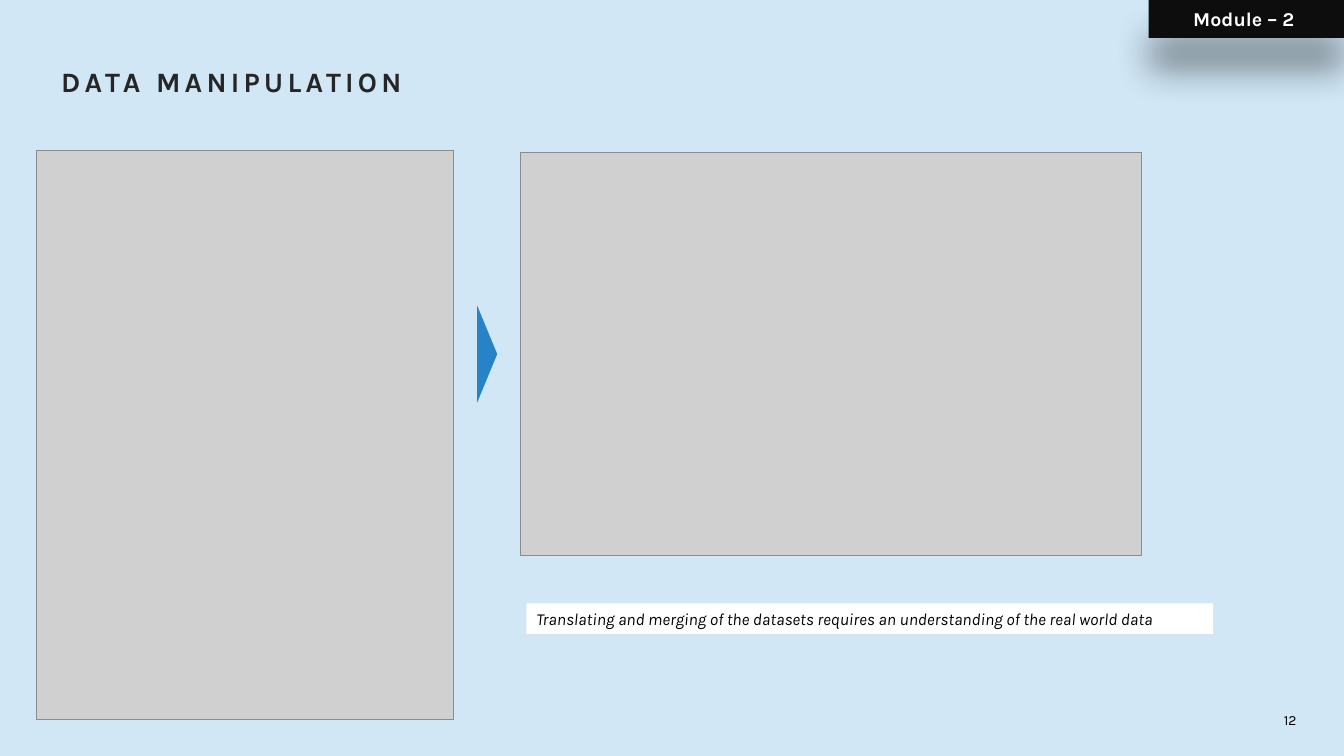
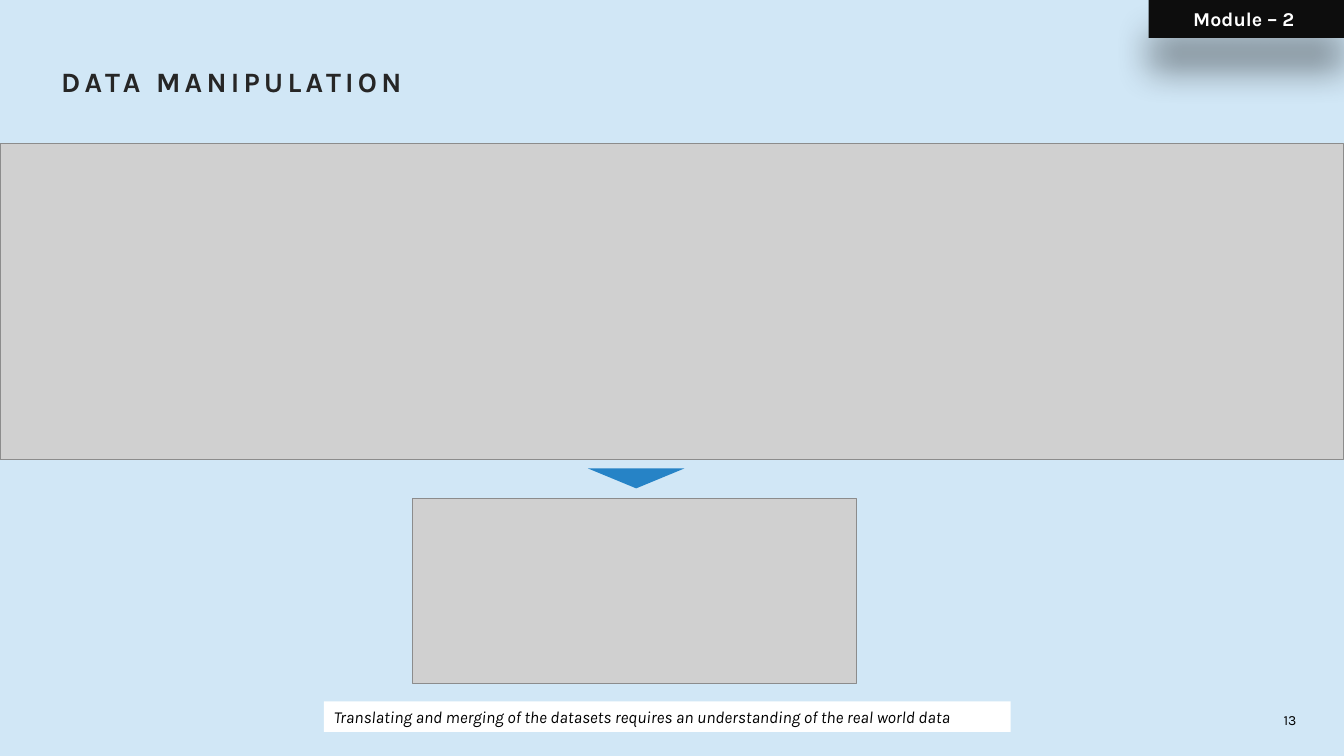
Before and after one commit to sujayara/Cypher2026_AI_for_Space_Workshop, a slide deck: slide 13 of Workshop_AI_for_Space_VFinal.pptx (slide 12 before the commit). Drawn at 1344x756 pixels with LibreOffice and Linux fonts; fonts in the diff are those of the drawing; grey boxes stand for pictures; background and template pictures are left out. Boxes give left, top, right and bottom in pixels: in the first picture for what was removed or moved away, otherwise in the second. Text is boxed around its words. In the diff, an @@ line names an element or a change of style, - is before the commit and + after.

```diff
--- a/Workshop_AI_for_Space_VFinal.pptx
+++ b/Workshop_AI_for_Space_VFinal.pptx
@@ picture added at (x1=0, y1=143, x2=1344, y2=459) @@
@@ picture removed at (x1=36, y1=150, x2=454, y2=720) @@
@@ picture removed at (x1=521, y1=152, x2=1142, y2=556) @@
@@ triangle removed at (x1=477, y1=306, x2=497, y2=402) @@
@@ triangle added at (x1=588, y1=469, x2=685, y2=489), fill #2683C6 @@
@@ picture added at (x1=413, y1=499, x2=857, y2=684) @@
@@ rectangle "Translating and merging of the ..." moved from (x1=526, y1=604, x2=1213, y2=634) to (x1=324, y1=702, x2=1010, y2=732) @@
@@ page number at (x1=1284, y1=716, x2=1297, y2=725): text changed @@
-12
+13
```
Also in this commit, not shown: 3 slides added.
